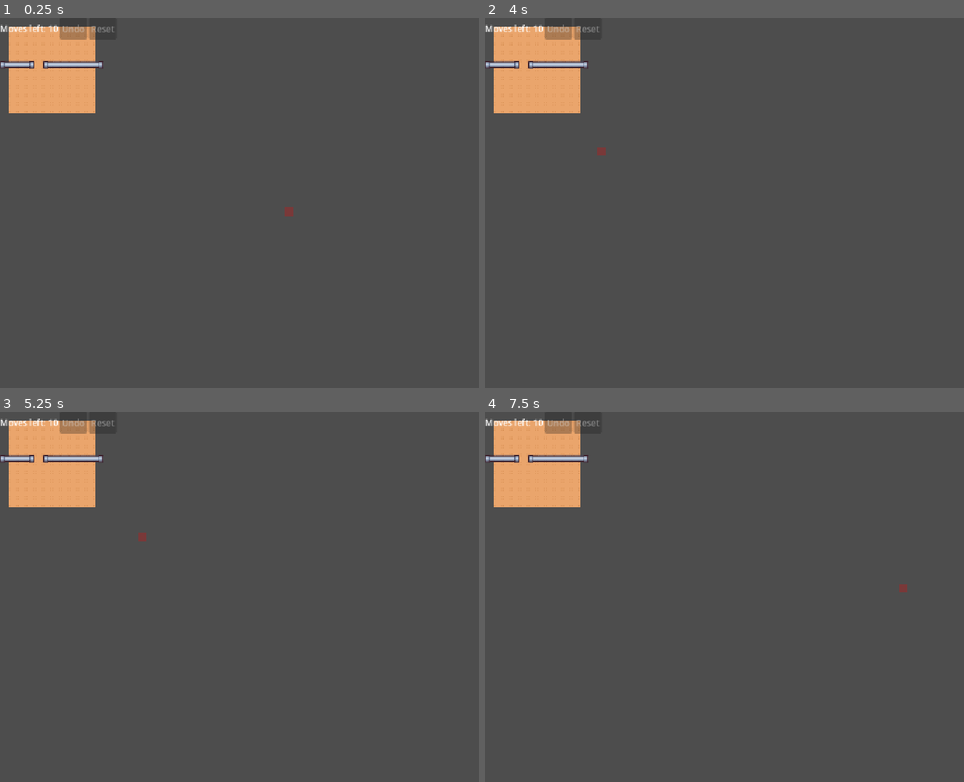
Above: before the commit, frames 1-4 (two rows, left to right).
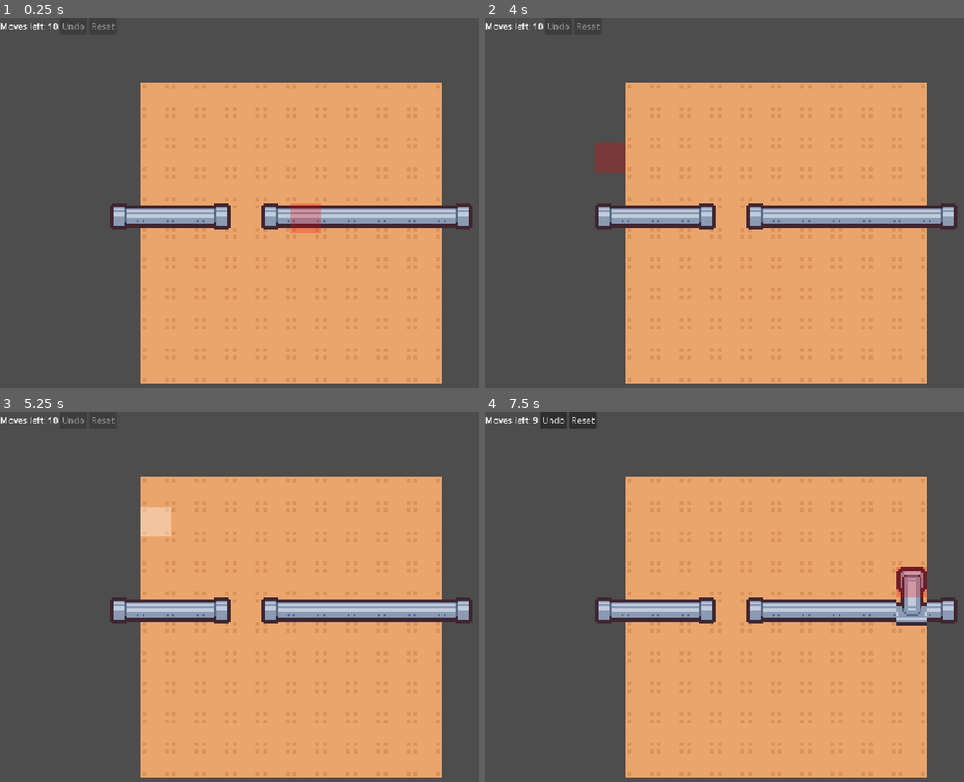
Above: after the commit, the same moments.

Repository: SengulC/pdoom
Game: Godot game, scene res://scenes/grid_game.tscn
Same seed, same stepped clock (60 frames per second), same inputs: the game is played once before the commit and once after it. This scene is started directly instead of the project's main scene.
Inputs (mouse positions are in pixels of both pictures, inside the frame that each line leads up to):
- Up to frame 1 (0.25 s): no input
- Up to frame 2 (4 s): tap Enter at 0.5, 2.75 s; move the mouse to (906, 191) at 0.52 s; press the mouse at (906, 191) at 0.53 s; release the mouse at (906, 191) at 1.25 s; click (552, 25) at 1.25 s, where only the run after the commit has a clickable "Undo"; tap Space at 2, 3.5 s; drag from (657, 232) to (748, 288) at 2.02 s; move the mouse to (834, 125) at 2.77 s; press the mouse at (834, 125) at 2.78 s; release the mouse at (834, 125) at 3.5 s; drag from (748, 288) to (599, 154) at 3.52 s
- Up to frame 3 (5.25 s): tap Enter at 4.25 s; move the mouse to (464, 663) at 4.27 s; press the mouse at (464, 663) at 4.28 s; release the mouse at (464, 663) at 5 s; tap Space at 5 s; drag from (114, 548) to (205, 508) at 5.02 s
- Up to frame 4 (7.5 s): move the mouse to (805, 604) at 5.77 s; press the mouse at (805, 604) at 5.78 s; release the mouse at (805, 604) at 6.5 s; drag from (690, 508) to (657, 626) at 6.52 s; move the mouse to (906, 585) at 7.27 s; press the mouse at (906, 585) at 7.28 s

The runs differ from the first frame. In frame 1, 56% of the frame differs, in the area x 0-99%, y 1-99%; in frame 2, 57%; in frame 3, 56%; in frame 4, 56%.

Commit message:
Stretching

Diff:
--- a/pdoom-game/project.godot
+++ b/pdoom-game/project.godot
@@ -40,6 +40,7 @@
 
 [rendering]
 
+textures/canvas_textures/default_texture_filter=0
 rendering_device/driver.windows="d3d12"
 renderer/rendering_method="gl_compatibility"
 renderer/rendering_method.mobile="gl_compatibility"
--- a/pdoom-game/scenes/grid_game.tscn
+++ b/pdoom-game/scenes/grid_game.tscn
@@ -25,11 +25,13 @@
 script = ExtResource("4_3ekdo")
 
 [node name="MarginContainer" type="MarginContainer" parent="HUDCanvasLayer" unique_id=1840591216]
-offset_right = 40.0
-offset_bottom = 40.0
+offset_right = 30.0
+offset_bottom = 23.0
 
 [node name="HBoxContainer" type="HBoxContainer" parent="HUDCanvasLayer/MarginContainer" unique_id=1192456397]
 layout_mode = 2
+size_flags_horizontal = 0
+size_flags_vertical = 0
 
 [node name="MovesLabel" type="Label" parent="HUDCanvasLayer/MarginContainer/HBoxContainer" unique_id=1296233419]
 layout_mode = 2
--- a/pdoom-game/scenes/tile_set.tres
+++ b/pdoom-game/scenes/tile_set.tres
@@ -96,6 +96,10 @@
 7:6/0 = 0
 7:6/0/terrain_set = 0
 7:6/0/terrain = 0
+7:6/0/terrains_peering_bit/right_side = 0
+7:6/0/terrains_peering_bit/bottom_side = 0
+7:6/0/terrains_peering_bit/left_side = 0
+7:6/0/terrains_peering_bit/top_side = 0
 8:6/next_alternative_id = 7
 8:6/0 = 0
 8:6/0/terrain_set = 0
--- a/pdoom-game/scripts/PipeGame/PipeGame.gd
+++ b/pdoom-game/scripts/PipeGame/PipeGame.gd
@@ -10,6 +10,12 @@
 @onready var level: TileMapLayer = $GridNode2D/LevelTileMapLayer
 @onready var overlay = $GridNode2D/GridOverlayNode2D
 @onready var hud = $HUDCanvasLayer
+
+@export var margin := 40.0       # empty space around the grid
+@export var hud_height := 80.0   # space reserved at the top for the HUD
+@export var max_scale := 5.0     # don't blow tiny levels up too far
+
+@onready var grid_node: Node2D = $GridNode2D
 
 const SIDES := {
 	Vector2i.RIGHT: TileSet.CELL_NEIGHBOR_RIGHT_SIDE,
@@ -27,11 +33,35 @@
 
 var original := {}   # cell -> [source_id, atlas_coords, alternative]
 
+func _fit_grid() -> void:
+	var used := board.get_used_rect()
+	if used.size == Vector2i.ZERO:
+		return
+	# include the off-board endpoint tiles
+	for c in endpoints:
+		used = used.expand(c).expand(c + Vector2i.ONE)
+
+	var tile := Vector2(board.tile_set.tile_size)
+	var grid_size := Vector2(used.size) * tile
+	var grid_origin := Vector2(used.position) * tile
+
+	var top_left := Vector2(margin, margin + hud_height)
+	var avail := get_viewport_rect().size - top_left - Vector2(margin, margin)
+
+	var s := minf(avail.x / grid_size.x, avail.y / grid_size.y)
+	s = minf(s, max_scale)
+
+	grid_node.scale = Vector2(s, s)
+	# centre inside the available area
+	grid_node.position = top_left + (avail - grid_size * s) / 2.0 - grid_origin * s
+
 func _ready() -> void:
 	_snapshot_level()
 	hud.undo_pressed.connect(undo)
 	hud.reset_pressed.connect(reset)
 	_find_endpoints()
+	_fit_grid()
+	get_viewport().size_changed.connect(_fit_grid)
 	_update_win()
 	_refresh_hud()
 
